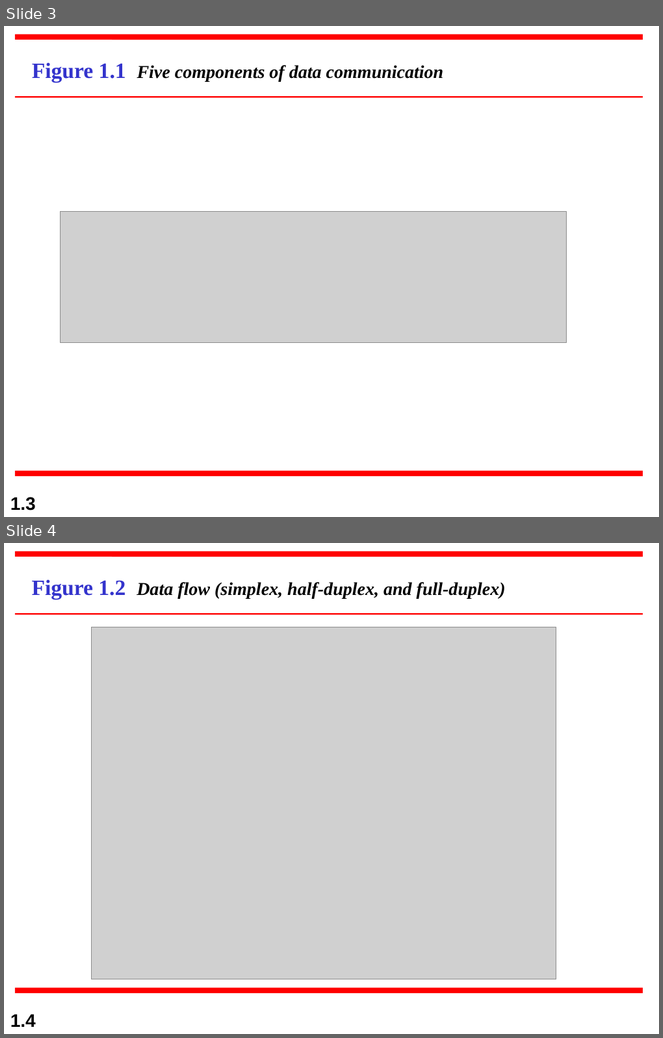
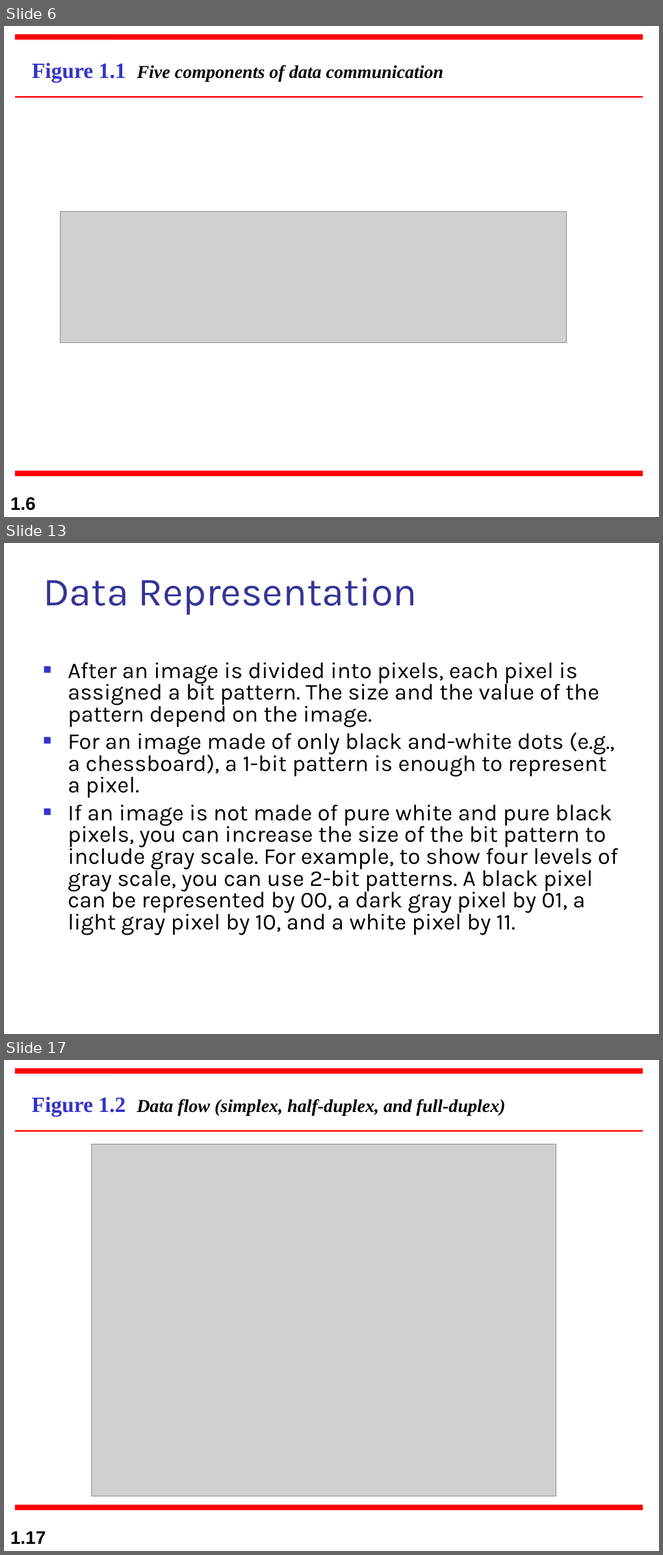
Before and after one commit to primusr/GITFiles, a slide deck: DATA COMM/ch01.ppt. Shown one above the other, each under a label of ours: slides 3 and 4 before the commit, slides 6, 13 and 17 after it; the slides between them are not shown. The pictures are 663x1038 and 663x1555 pixels, drawn with LibreOffice and Linux fonts; fonts in the diff are those of the drawing; grey boxes stand for pictures. Boxes give left, top, right and bottom in pixels: in the first picture for what was removed or moved away, otherwise in the second. Text is boxed around its words. In the diff, an @@ line names an element or a change of style, - is before the commit and + after.

Commit message:
update

```diff
--- a/DATA COMM/ch01.ppt
+++ b/DATA COMM/ch01.ppt
@@ slide 13 added at [4,543,659,1034], background #FFFFFF @@
@@ title added at [43,577,417,615], 44 pt, text #333399 @@
+Data Representation
@@ text added at [68,663,618,936], 25 pt, text #000000 @@
+■ After an image is divided into pixels, each pixel is assigned a bit pattern. The size and the value of the pattern depend on the image.
+■ For an image made of only black and-white dots (e.g., a chessboard), a 1-bit pattern is enough to represent a pixel.
+■ If an image is not made of pure white and pure black pixels, you can increase the size of the bit pattern to include gray scale. For example, to show four levels of gray scale, you can use 2-bit patterns. A black pixel can be represented by 00, a dark gray pixel by 01, a light gray pixel by 10, and a white pixel by 11.
@@ what was slide 3 is now slide 6 @@
@@ page number at [10,497,36,511]: text changed @@
-1.3
+1.6
@@ what was slide 4 is now slide 17 @@
@@ page number at [10,1531,46,1544]: text changed @@
-1.4
+1.17
```
Also in this commit, not shown: 12 other slides added.
